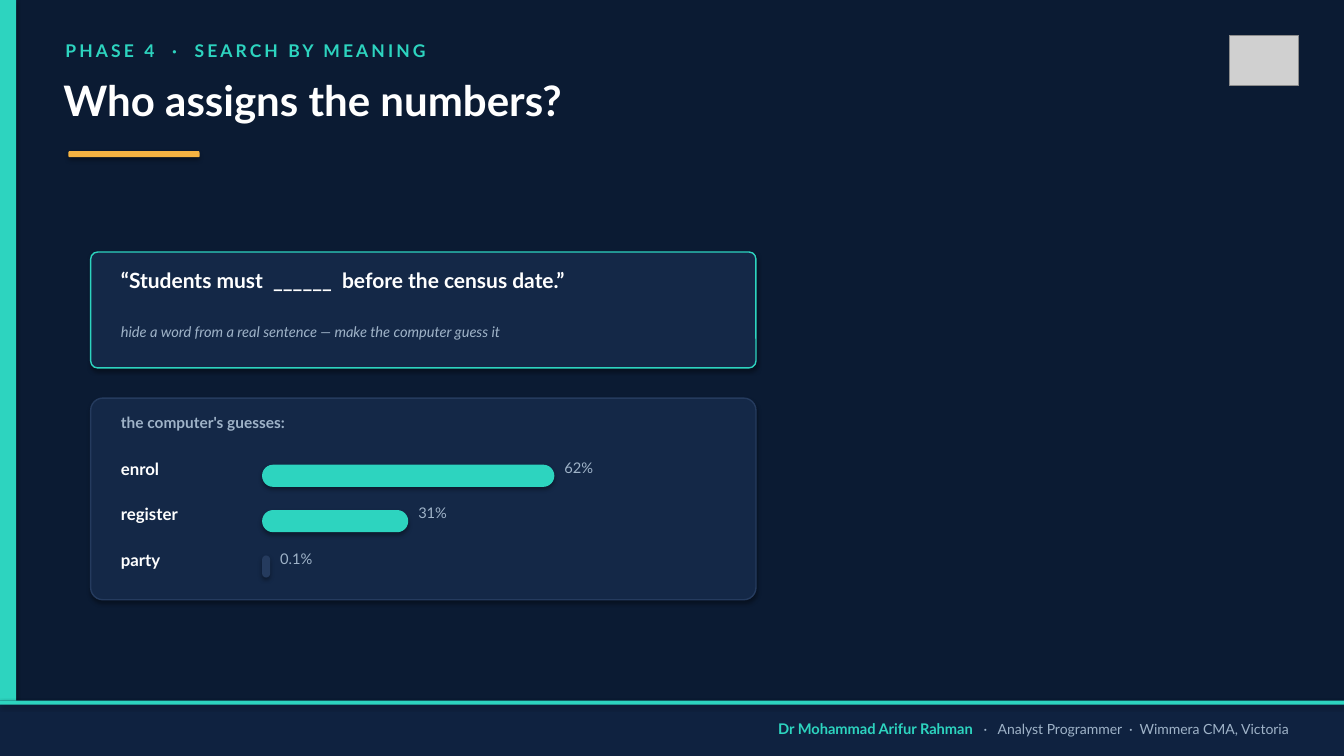
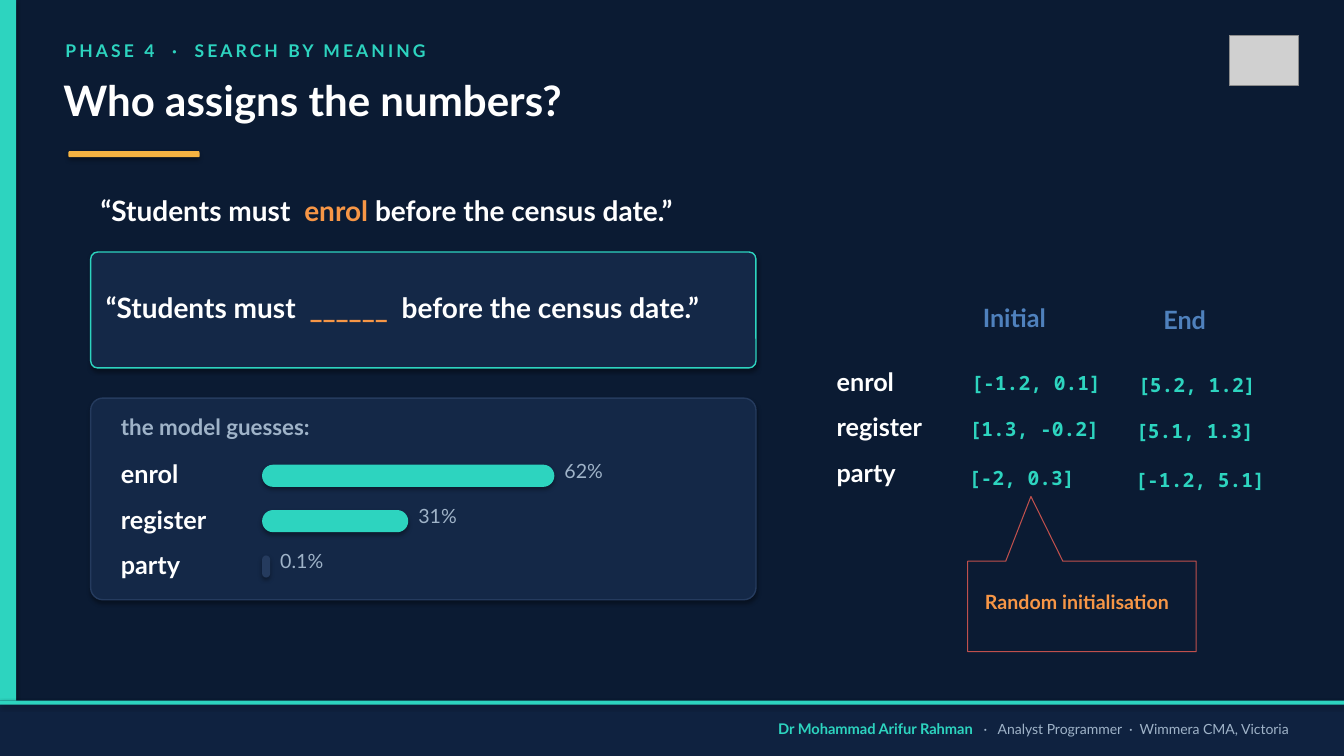
Before and after one commit to arifwcma/induction, a slide deck: slide 12 of lecture/deck.pptx. Drawn at 1344x756 pixels with LibreOffice and Linux fonts; fonts in the diff are those of the drawing; grey boxes stand for pictures. Boxes give left, top, right and bottom in pixels: in the first picture for what was removed or moved away, otherwise in the second. Text is boxed around its words. In the diff, an @@ line names an element or a change of style, - is before the commit and + after.

```diff
--- a/lecture/deck.pptx
+++ b/lecture/deck.pptx
@@ text added at [101,199,673,222], 20 pt, text #FFFFFF, bold @@
+“Students must enrol before the census date.”
@@ text "“Students must ______ before the ...": place and size @@
-text "“Students must ______ before the ..." at [121,271,564,288]
+text "“Students must ______ before the ..." at [106,296,699,319]
@@ text "“Students must ______ before the ..." at [106,296,699,319]: size 15 to 20 pt; text colour #FFFFFF to #F79646 in "______" @@
@@ text removed at [121,326,501,340] @@
-hide a word from a real sentence — make the computer guess it
@@ text added at [983,308,1046,327], 18 pt, text #4F81BD, bold @@
+Initial
@@ text added at [1163,310,1206,329], 18 pt, text #4F81BD, bold @@
+End
@@ text added at [837,372,894,392], 18 pt, text #FFFFFF, bold @@
+enrol
@@ text added at [971,375,1101,393], 14 pt, text #2DD4BF, bold @@
+[-1.2, 0.1]
@@ text added at [1138,377,1256,395], 14 pt, text #2DD4BF, bold @@
+[5.2, 1.2]
@@ text at [121,418,309,439]: text changed; size 11 to 16 pt @@
-the computer's guesses:
+the model guesses:
@@ text added at [837,417,922,441], 18 pt, text #FFFFFF, bold @@
+register
@@ text added at [970,421,1099,439], 14 pt, text #2DD4BF, bold @@
+[1.3, -0.2]
@@ text added at [1136,423,1254,441], 14 pt, text #2DD4BF, bold @@
+[5.1, 1.3]
@@ text added at [837,465,896,486], 18 pt, text #FFFFFF, bold @@
+party
@@ text added at [969,470,1075,488], 14 pt, text #2DD4BF, bold @@
+[-2, 0.3]
@@ text added at [1135,472,1265,490], 14 pt, text #2DD4BF, bold @@
+[-1.2, 5.1]
@@ size 12 to 18 pt in 3 elements at [121,464,178,483], [121,510,206,533], [121,557,180,579] @@
@@ size 10.5 to 14 pt in 3 elements at [564,464,602,478], [418,509,456,523], [280,554,323,568] @@
@@ speech box added at [968,562,1197,652], outline #C0504D 0.75 pt @@
@@ text added at [985,594,1169,609], 14 pt, text #F79646, bold @@
+Random initialisation
```
Also in this commit, not shown: 14 other slides changed, 1 slide added, 1 other file.
